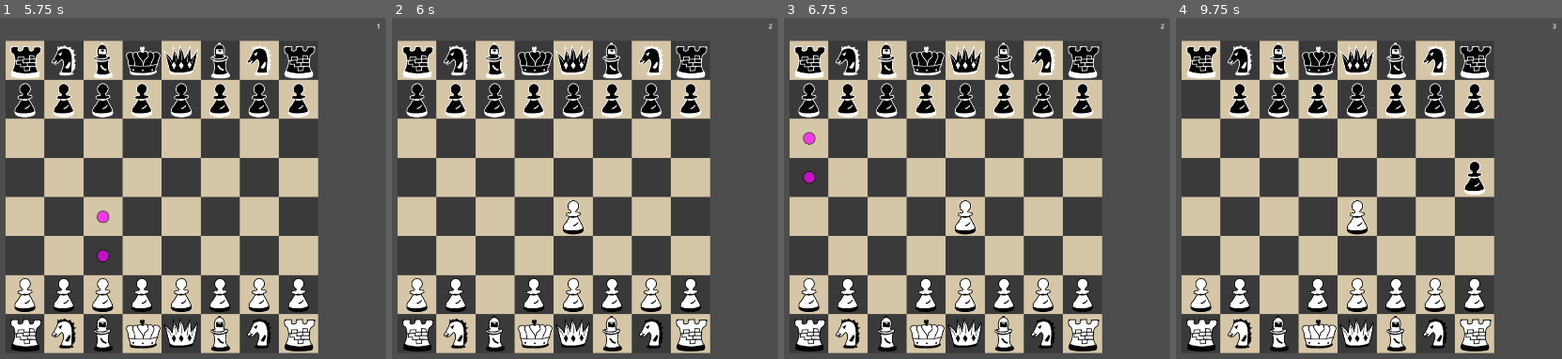
Above: before the commit, frames 1-4 (left to right).
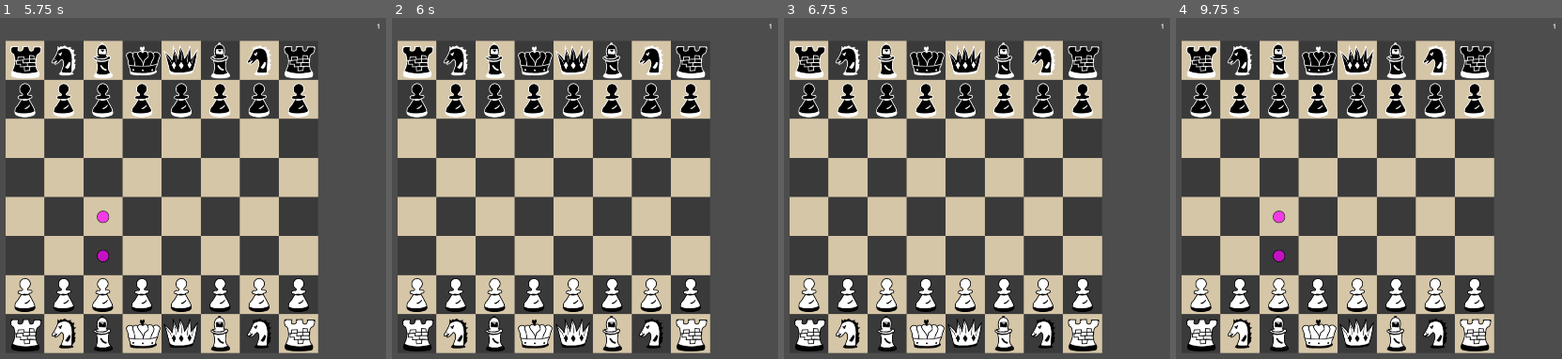
Above: after the commit, the same moments.

Repository: KristianPrifti/Upgraded-Chess-Game
Game: Godot game, scene res://main_menu.tscn
Same seed, same stepped clock (60 frames per second), same inputs: the game is played once before the commit and once after it.
Inputs (mouse positions are in pixels of both pictures, inside the frame that each line leads up to):
- Up to frame 1 (5.75 s): click "Play" at 0.5 s; tap Enter at 1.25, 2.75, 4.25 s; move the mouse to (312, 174) at 1.27 s; click (312, 174) at 1.35 s; tap Space at 2, 3.5, 5 s; move the mouse to (outside the picture) at 2.02 s; click (outside the picture) at 2.1 s; move the mouse to (220, 103) at 2.77 s; click (220, 103) at 2.85 s; move the mouse to (108, 280) at 3.52 s; click (108, 280) at 3.6 s; move the mouse to (370, 260) at 4.27 s; click (370, 260) at 4.35 s; move the mouse to (outside the picture) at 5.02 s; click (outside the picture) at 5.1 s
- Up to frame 2 (6 s): move the mouse to (577, 195) at 5.77 s; click (577, 195) at 5.85 s
- Up to frame 3 (6.75 s): move the mouse to (818, 93) at 6.52 s; click (818, 93) at 6.6 s
- Up to frame 4 (9.75 s): move the mouse to (1488, 174) at 7.27 s; click (1488, 174) at 7.35 s; move the mouse to (outside the picture) at 8.02 s; click (outside the picture) at 8.1 s; move the mouse to (1396, 103) at 8.77 s; click (1396, 103) at 8.85 s; move the mouse to (1284, 280) at 9.52 s; click (1284, 280) at 9.6 s

Frame 1 is identical in both runs. In frame 2, 0.7% of the frame differs, in the area x 23-99%, y 1-87%; in frame 3, 0.9%; in frame 4, 1.6%, in the area x 3-99%, y 1-87%.

Commit message:
make it so the pieces can move only on a active square and fix the bug where the pawn could capture foreward

Diff:
--- a/scripts/grid.gd
+++ b/scripts/grid.gd
@@ -110,8 +110,10 @@
 		click2 = get_local_mouse_position()
 		var grid_position = pixel_to_grid(click2.x, click2.y)
 		if is_in_grid(grid_position.x, grid_position.y):
-			var original_grid = pixel_to_grid(click1.x, click1.y)
-			move_piece(original_grid.x, original_grid.y, grid_position.x, grid_position.y)
+			if hold_moves[grid_position.x][grid_position.y] != null:
+				var original_grid = pixel_to_grid(click1.x, click1.y)
+				move_piece(original_grid.x, original_grid.y, grid_position.x, grid_position.y)
+
 			controlling = false
 			controlling_piece = null
 			# update the active_squares and hold_moves
--- a/scripts/pawn.gd
+++ b/scripts/pawn.gd
@@ -17,10 +17,11 @@
 	var moves_to_add = []
 
 	if turn_player_isWhite:
-		moves_to_add = [Vector2(0, -1)]
-		# add first double step move
-		if position.y == 6 && board[position.x][position.y - 1] == null:
-			moves_to_add.append(Vector2(0, -2))
+		if is_in_grid(Vector2(position.x, position.y - 1)) && board[position.x][position.y - 1] == null:
+			moves_to_add = [Vector2(0, -1)]
+			# add first double step move
+			if position.y == 6:
+				moves_to_add.append(Vector2(0, -2))
 		# be able to take diagonal
 		if is_in_grid(Vector2(position.x - 1, position.y - 1)) && board[position.x - 1][position.y - 1] != null && board[position.x - 1][position.y - 1].isWhite != turn_player_isWhite:
 			moves_to_add.append(Vector2(-1, -1))
@@ -28,10 +29,11 @@
 			moves_to_add.append(Vector2(1, -1))
 
 	elif turn_player_isWhite == false:
-		moves_to_add = [Vector2(0, 1)]
-		# add first double step move
-		if position.y == 1 && board[position.x][position.y + 1] == null:
-			moves_to_add.append(Vector2(0, 2))
+		if is_in_grid(Vector2(position.x, position.y + 1)) && board[position.x][position.y + 1] == null:
+			moves_to_add = [Vector2(0, 1)]
+			# add first double step move
+			if position.y == 1:
+				moves_to_add.append(Vector2(0, 2))
 		# be able to take diagonal
 		if is_in_grid(Vector2(position.x - 1, position.y + 1)) && board[position.x - 1][position.y + 1] != null && board[position.x - 1][position.y + 1].isWhite != turn_player_isWhite:
 			moves_to_add.append(Vector2(-1, 1))
